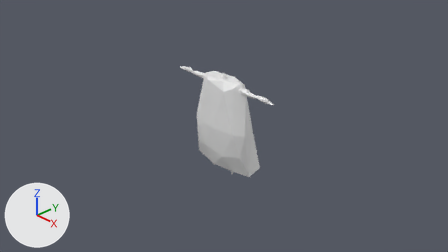
Renders of the Blender file maybraid/art/characters/clothes/body/robe.blend from each side of a commit.
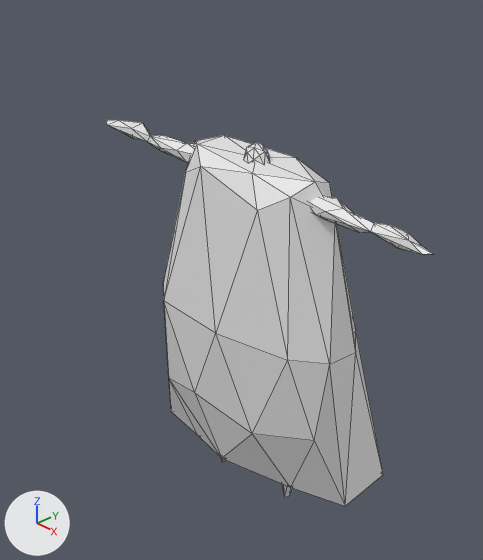
Old and new are each drawn from the file's camera 'Camera' and again close up on the part from 33% to 64% of the width and 13% to 76% of the height. The axes (+X, +Y, +Z) are drawn at lower left. The lights are the same throughout. The first two pictures are the older version. The close-ups show mesh edges as thin lines.

The scene before the commit, as lines of its bpy script (objects in view):
```python
me_coat = bpy.data.meshes.new('Coat')
me_coat.from_pydata(...)  # 42 vertices, 80 faces; spans x -0.71..0.65, y -0.29..0.38, z -0.87..0.88
me_icosphere = bpy.data.meshes.new('Icosphere')
me_icosphere.from_pydata(...)  # 234 vertices, 458 faces; spans x -1.21..1.21, y -0.19..0.21, z -0.98..0.97
ob_coat = bpy.data.objects.new('Coat', me_coat)
ob_coat.location = (0.0, 0.0, 0.0)
ob_icosphere = bpy.data.objects.new('Icosphere', me_icosphere)
ob_icosphere.location = (0.0, 0.0, 0.0)
```
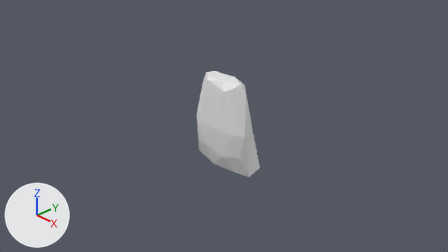
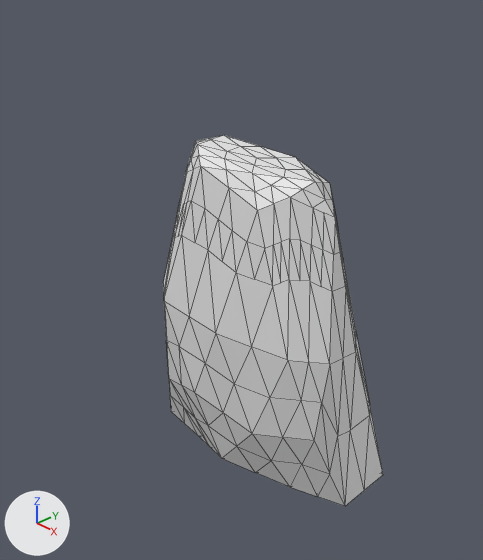
Pixel boxes [x1, y1, x2, y2] of what changed, in the close-ups (483 x 560 px):
```json
{"object": "Icosphere", "change": "deleted", "before": [105, 120, 433, 497], "on screen": "mostly hidden"}
{"part": 1, "of": "me_coat", "change": "cut back", "before": [163, 135, 373, 506], "after": [163, 135, 373, 506]}
```

Edits to the scene script, one JSON object a line:
```json
{"block": "me_coat", "where": "# used by ob_coat; location = (0.0, 0.0, 0.0)"}
{"op": "remove", "block": "me_coat", "code": "me_coat.from_pydata(...)  # 42 vertices, 80 faces; spans x -0.71..0.65, y -0.29..0.38, z -0.87..0.88"}
{"op": "add", "block": "me_coat", "code": "me_coat.from_pydata(...)  # 224 vertices, 404 faces; spans x -0.71..0.65, y -0.29..0.38, z -0.87..0.88"}
{"block": "me_coat", "change": "me_coat part 1"}
{"block": "me_coat", "change": "80 faces are deleted"}
{"block": "me_coat", "change": "171 vertices are added at x -0.68..0.64, y -0.26..0.38, z -0.86..0.88"}
{"block": "me_coat", "change": "6 new vertices lie (0.0, 0.09, 0.0) away from vertices in x -0.68..0.64, y -0.08..-0.02, z -0.44..0.85"}
{"block": "me_coat", "change": "5 new vertices lie (0.24, -0.03, 0.0) away from vertices in x -0.35..0.04, y -0.23..0.38, z -0.86..0.88"}
{"block": "me_coat", "change": "404 new faces join them"}
{"op": "remove", "block": "ob_icosphere", "code": ["ob_icosphere = bpy.data.objects.new('Icosphere', me_icosphere)", "ob_icosphere.location = (0.0, 0.0, 0.0)"]}
{"block": "ob_coat_001", "where": "_m = ob_coat_001.modifiers.new('Boolean', 'BOOLEAN')"}
{"op": "remove", "block": "ob_coat_001", "code": "_m.object = ob_icosphere"}
```
